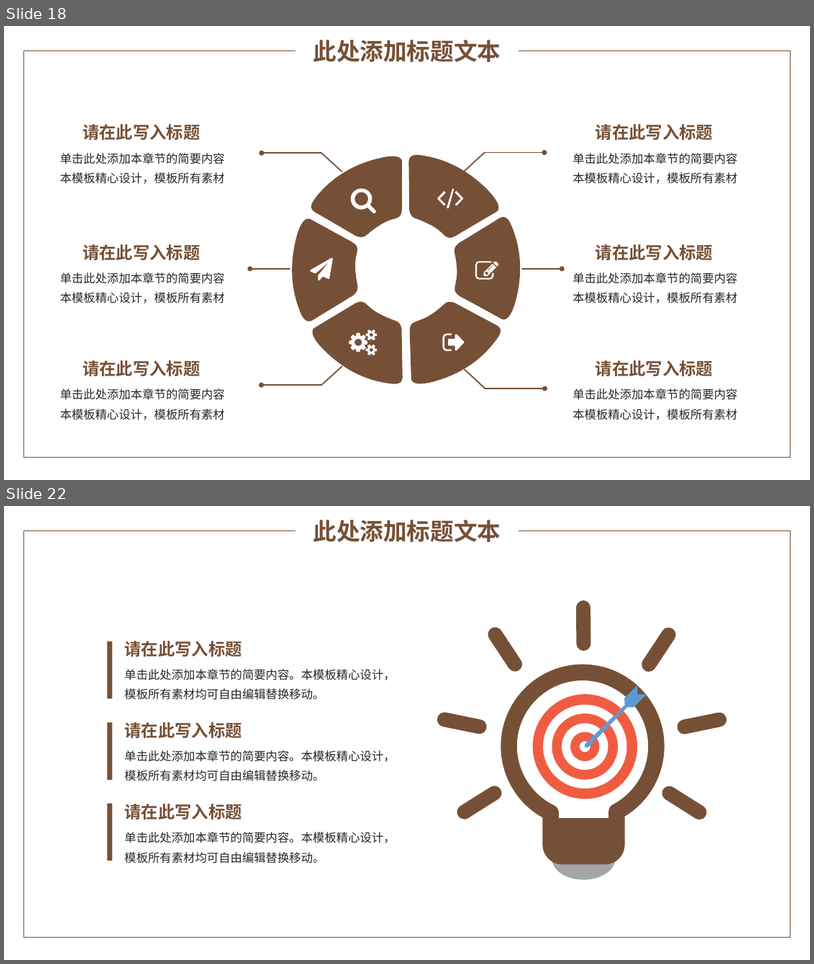
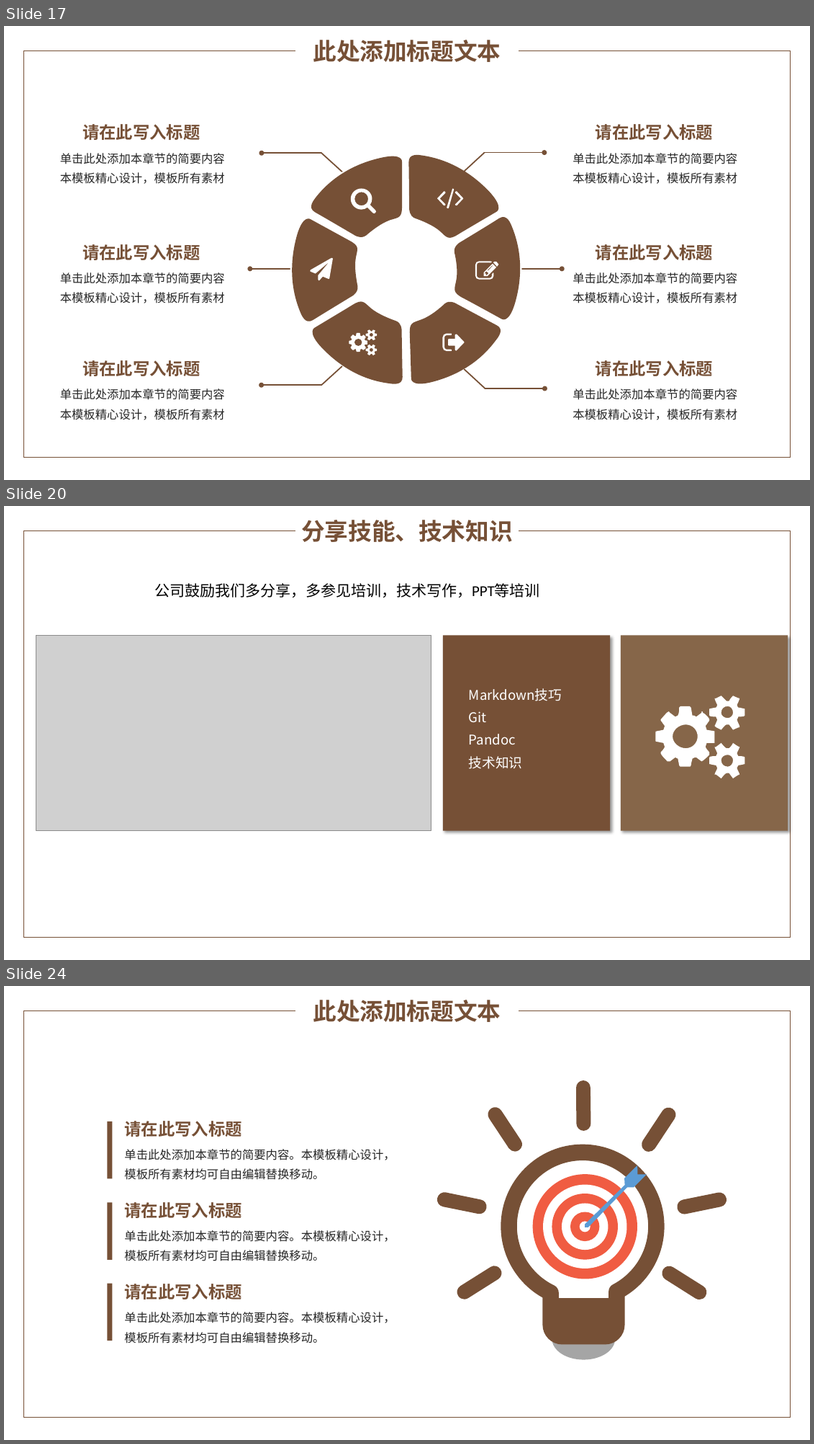
Before and after one commit to yaoyaodu/materials, a slide deck: docs/工具使用篇/绘图截图/PPT/1 素雅简约通用PPT模板.pptx. Shown one above the other, each under a label of ours: slides 18 and 22 before the commit, slides 17, 20 and 24 after it; the slides between them are not shown. The pictures are 814x964 and 814x1444 pixels, drawn with LibreOffice and Linux fonts; fonts in the diff are those of the drawing; grey boxes stand for pictures; background and template pictures are left out. Boxes give left, top, right and bottom in pixels: in the first picture for what was removed or moved away, otherwise in the second. Text is boxed around its words. In the diff, an @@ line names an element or a change of style, - is before the commit and + after.

```diff
--- a/docs/工具使用篇/绘图截图/PPT/1 素雅简约通用PPT模板.pptx
+++ b/docs/工具使用篇/绘图截图/PPT/1 素雅简约通用PPT模板.pptx
@@ slide 20 added at <box>4,506,810,960</box>, background picture (left out) @@
@@ text added at <box>301,520,513,542</box>, 28 pt, text #765036, bold @@
+分享技能、技术知识
@@ group added at <box>23,530,791,937</box>: 5 lines @@
@@ text added at <box>154,583,540,597</box>, 18 pt, text #000000 @@
+公司鼓励我们多分享，多参见培训，技术写作，PPT等培训
@@ picture added at <box>36,636,432,831</box> @@
@@ rectangle added at <box>443,636,611,831</box>, fill #765036 @@
@@ rectangle added at <box>621,636,789,831</box>, fill #866649 @@
@@ text added at <box>469,688,562,769</box>, 16 pt, text #FFFFFF @@
+Markdown技巧
+Git
+Pandoc
+技术知识
@@ freeform shape added at <box>656,695,746,778</box>, fill #FFFFFF @@
@@ what was slide 18 is now slide 17 @@
@@ what was slide 22 is now slide 24 @@
```
Also in this commit, not shown: 9 slides changed, 10 other slides added, 3 slides removed, 17 other files.
